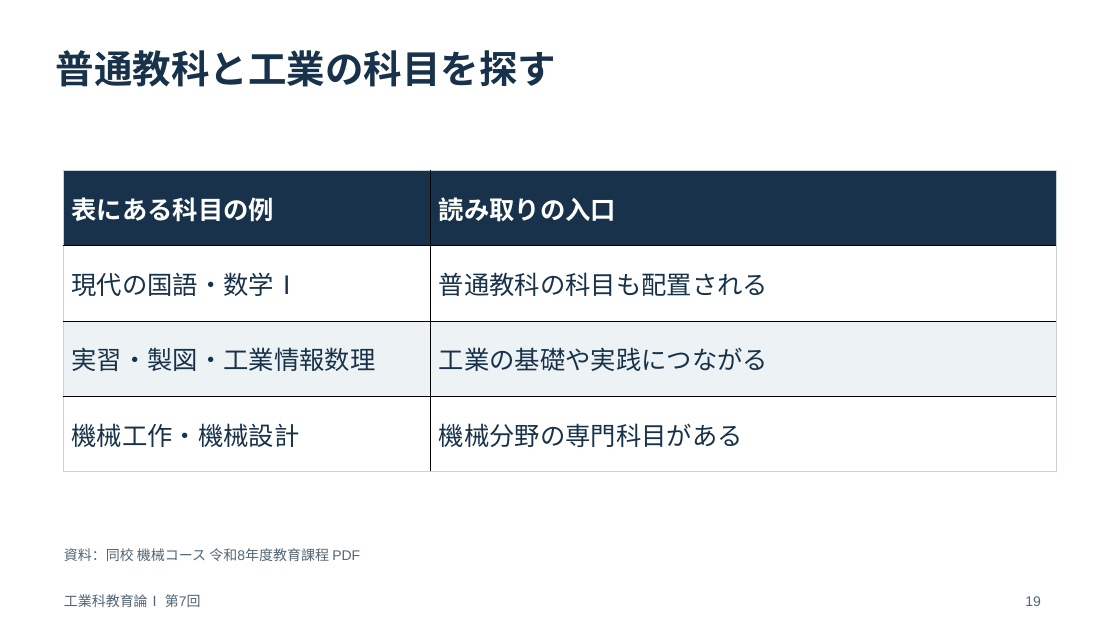
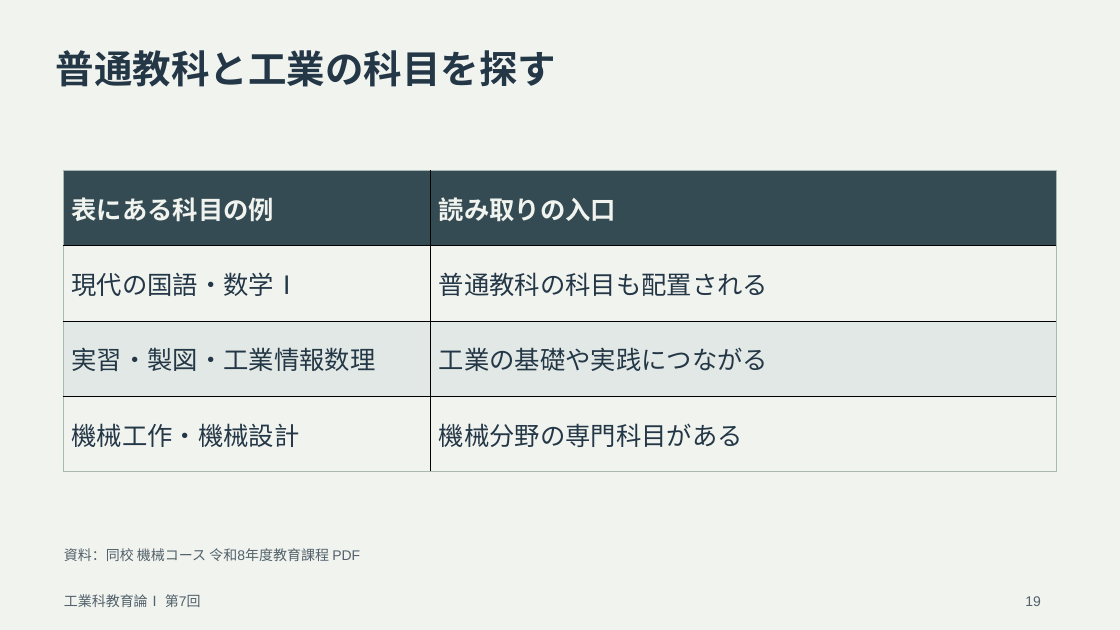
Before and after one commit to zooc-14calbp/industrial-education-i, a slide deck: slide 19 of lessons/07/slides.pptx. Drawn at 1120x630 pixels with LibreOffice and Linux fonts; fonts in the diff are those of the drawing. Boxes give left, top, right and bottom in pixels: in the first picture for what was removed or moved away, otherwise in the second. Text is boxed around its words. In the diff, an @@ line names an element or a change of style, - is before the commit and + after.

Commit message:
Adjust slide colors for extended viewing

```diff
--- a/lessons/07/slides.pptx
+++ b/lessons/07/slides.pptx
@@ background #FFFFFF to #F1F3EF @@
@@ text "普通教科と工業の科目を探す" at (56, 50, 556, 87): text colour #17324A to #243746 @@
@@ table at (63, 171, 1057, 471) @@
@@ fill #17324A to #344B53 in row 1 @@
@@ fill #FFFFFF to #F1F3EF in 4 cells @@
@@ fill #EDF3F5 to #E2E8E5 in row 3 @@
@@ text colour #FFFFFF to #F1F3EF in "表にある科目の例", "読み取りの入口" @@
@@ text colour #17324A to #243746 in "現代の国語・数学Ⅰ", "普通教科の科目も配置される", "実習・製図・工業情報数理", "工業の基礎や実践につながる" and 2 more places @@
@@ borders changed @@
@@ text colour #526675 to #52616A in 3 elements at (64, 548, 360, 561), (64, 594, 201, 607), (1025, 596, 1041, 606) @@
```
Also in this commit, not shown: 31 other slides changed, 49 other files.
